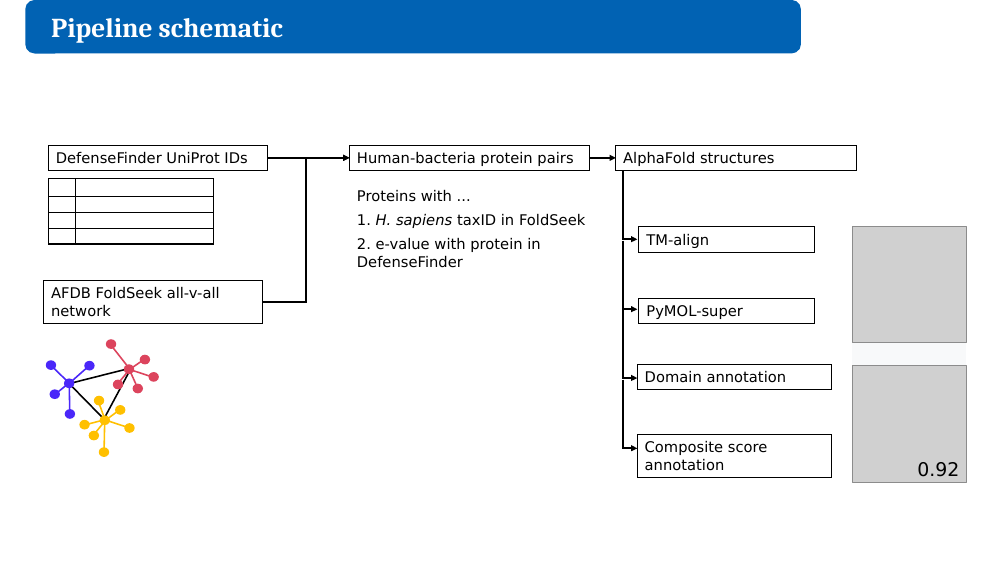
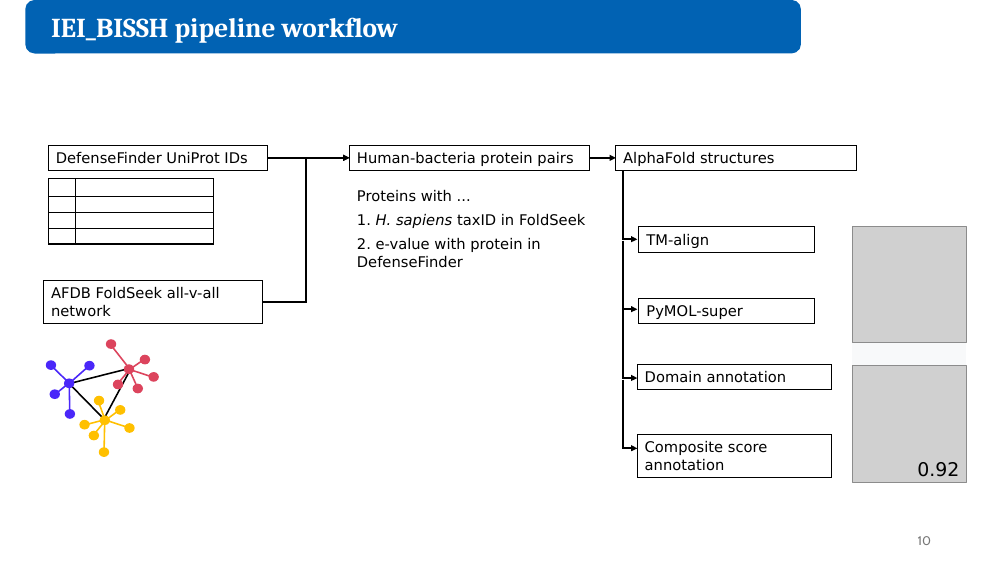
Before and after one commit to juliandeanmoran/BISSH, a slide deck: slide 10 of reports/2026-08-28_projectUpdate_3/2026-08-28_projectUpdate_3_jmoran.pptx. Drawn at 1008x567 pixels with LibreOffice and Linux fonts; fonts in the diff are those of the drawing; grey boxes stand for pictures. Boxes give left, top, right and bottom in pixels: in the first picture for what was removed or moved away, otherwise in the second. Text is boxed around its words. In the diff, an @@ line names an element or a change of style, - is before the commit and + after.

```diff
--- a/reports/2026-08-28_projectUpdate_3/2026-08-28_projectUpdate_3_jmoran.pptx
+++ b/reports/2026-08-28_projectUpdate_3/2026-08-28_projectUpdate_3_jmoran.pptx
@@ text at (51, 17, 398, 43): text changed @@
-Pipeline schematic
+IEI_BISSH pipeline workflow
@@ page number added at (918, 536, 931, 545), 12 pt, text #797979 @@
+10
```
Also in this commit, not shown: 9 other slides changed, 4 slides added, 1 other file.
